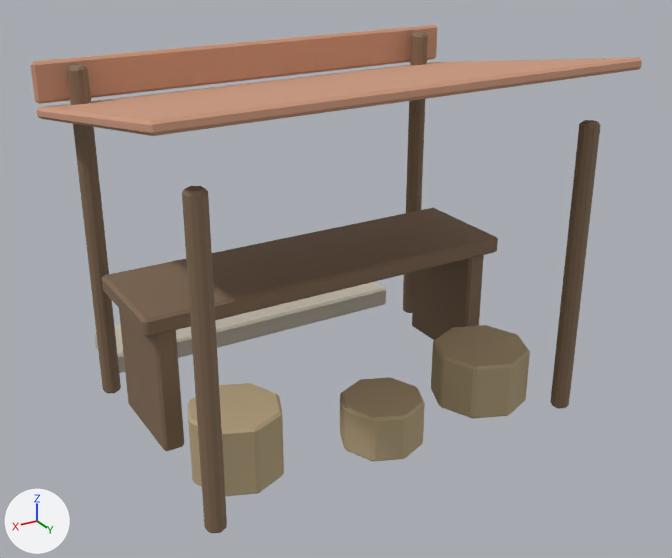
Renders of the glTF model assets/Production/Generated/MweziQuarter_V1/TC_ENV_MarketStall_V1.glb from each side of a commit.
Rendered twice from a 50 mm camera at (2.92, 4.92, 3.36) aimed at (-0.07, -0.07, 0.87). Every picture has the same lights, and +X, +Y and +Z are marked at lower left. The first picture is the older version.

The first picture shows 'TC_ENV_MarketStall_V1'.
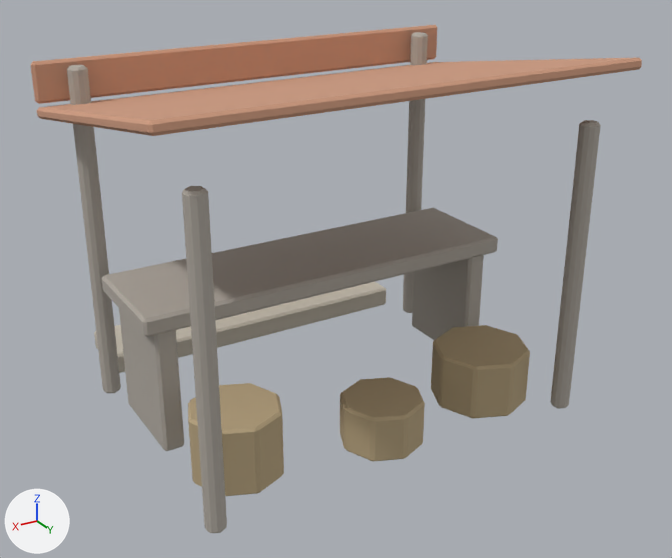
Edits to the bpy script that builds the scene:
```text
Change mat_tc_mat_stalltimber:
    mat_tc_mat_stalltimber.base_color: (0.224, 0.145, 0.0863) -> (0.435, 0.4, 0.353)  # brown #826a53 -> grey #b0aaa0
```

Boxes (x1, y1, x2, y2) around the edits, measured in the pictures (672 x 558 px):
'TC_ENV_MarketStall_V1', recoloured (brown to grey)
    both: (64, 29, 601, 533)
